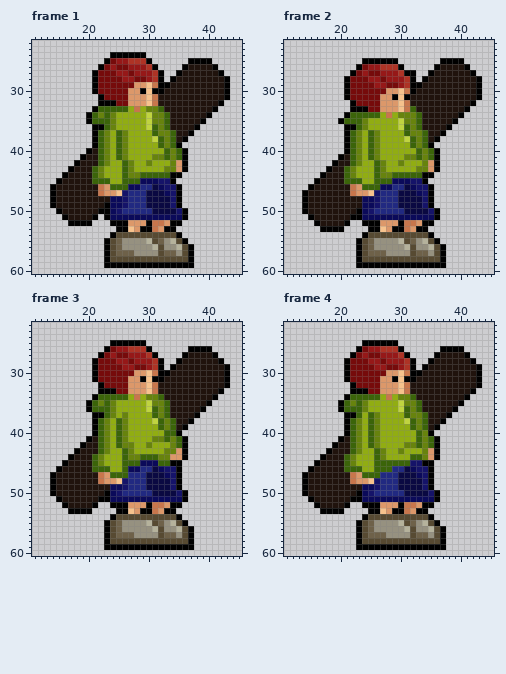
File history of a pixel-art file, Assets/Sprites/unmaskedGuyIdle.aseprite. Above is the file before it was changed.
64x64 pixels, 4 frames. Colours within 5 levels of each other are drawn and written as one. Shown: frame 1: x 11..45, y 22..60; frame 2: x 11..45, y 22..60; frame 3: x 11..45, y 22..60; frame 4: x 11..45, y 22..60.
The result:
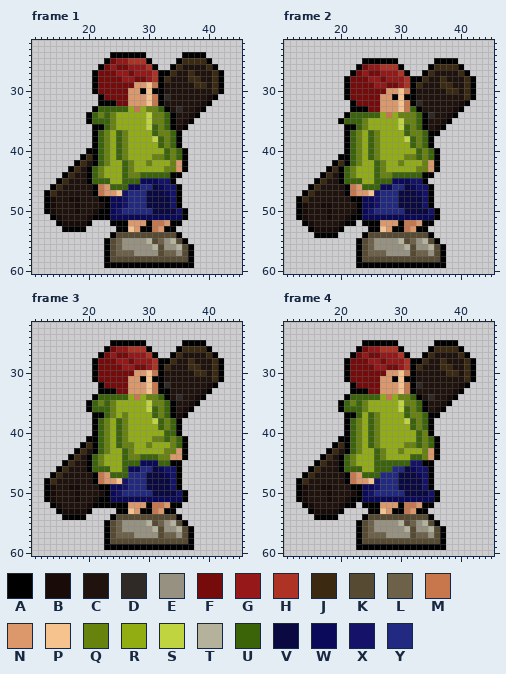
Palette (. is transparent): A #000000  B #190b08  C #20130d  D #302a27  E #969180  F #760b0b  G #961818  H #ae3325  J #3b2a11  K #574a32  L #6e6149  M #c8764c  N #dc986a  P #f6c28d  Q #67830d  R #91ad12  S #c0d440  T #b5b29c  U #3b6409  V #0a0942  W #0b0a5a  X #151369  Y #212981
From the commit log: unmasked run completed and idle improved
Diff:
Changed rows in their new state; - is an unchanged pixel.
Frame 1, layers "Flattened", "Layer 1":
first column x 13:
24 -----------------------AAAA----
25 ----------------------AJJJJ----
26 ---------------------AJC---J---
27 --------------------AJC-J---J--
28 --------------------JC--JJ--JA.
29 --------------------C----JJ-JA.
30 ----------------------------JA.
31 -------------------AD------BA..
32 -------------------A------BA..-
33 --------------------A-D--BA..--
34 ---------------------A--BA..---
35 ---------------------A-BA..----
36 ---------------------ABA..-----
37 ----------------------A..------
38 ----------------------A.-------
40 --------A----------------------
41 -------JA----------------------
42 ------J-A----------------------
43 -----J-A-----------------------
44 ----J--A-----------------------
45 ---J---A-----------------------
46 --J-----A----------------------
47 AJ------A----------------------
48 AB--BB---AA--------------------
49 AB---B---B---------------------
50 ABC--B--B----------------------
51 -ABC---B-A---------------------
52 --ABBBB------------------------
53 ---AAAA------------------------
Frame 2, layers "Flattened", "Layer 1":
first column x 13:
25 -----------------------A---.---
26 ----------------------AJJJJA.--
27 -------------------.-AJ----JA.-
28 --------------------AJ--J---JA.
29 --------------------J---JJ--JA.
30 -------------------------JJ-JA.
31 -------------------A--------JA.
32 -------------------AD------BA.-
33 --------------------A-----BA.--
34 ---------------------AD--BA.---
35 ---------------------A--BA.----
36 ---------------------A-BA.-----
37 ----------------------AA.------
38 ----------------------A.-------
41 --------A----------------------
42 -------JA----------------------
43 ------JA-----------------------
44 -----J-A-----------------------
45 ----J--A-----------------------
46 ---J----A----------------------
47 --J-----A----------------------
48 AJ-------AA--------------------
49 AB--BB----A--------------------
50 AB---B---B---------------------
51 ABC--B--B----------------------
52 -ABC---B-A---------------------
53 --ABBBB------------------------
54 ---AAAA------------------------
Frame 3, layers "Flattened", "Layer 1":
first column x 13:
25 -----------------------AAAA----
26 ----------------------AJJJJ----
27 ---------------------AJC---J---
28 --------------------AJC-J---J--
29 --------------------JC--JJ--JA.
30 --------------------C----JJ-JA.
31 ----------------------------JA.
32 -------------------AD------BA..
33 -------------------AA-----BA..-
34 --------------------A-D--BA..--
35 ---------------------A--BA..---
36 ---------------------A-BA..----
37 ---------------------ABA..-----
38 ----------------------A..------
39 ----------------------A.-------
41 --------A----------------------
42 -------JA----------------------
43 ------J-A----------------------
44 -----J-A-----------------------
45 ----J--A-----------------------
46 ---J---A-----------------------
47 --J-----A----------------------
48 AJ------A----------------------
49 AB--BB---AA--------------------
50 AB---B---B---------------------
51 ABC--B--B----------------------
52 -ABC---B-AA--------------------
53 --ABBBB------------------------
54 ---AAAA------------------------
Frame 4, layers "Flattened", "Layer 1":
first column x 13:
25 -----------------------AAAA----
26 ----------------------AJJJJ----
27 ---------------------AJC---J---
28 --------------------AJC-J---J--
29 --------------------JC--JJ--JA.
30 --------------------C----JJ-JA.
31 ----------------------------JA.
32 -------------------AD------BA..
33 -------------------A------BA..-
34 --------------------A-D--BA..--
35 ---------------------A--BA..---
36 ---------------------A-BA..----
37 ----------------------AA..-----
38 ----------------------A..------
39 ----------------------A.-------
41 --------A----------------------
42 -------JA----------------------
43 ------J-A----------------------
44 -----J-A-----------------------
45 ----J--A-----------------------
46 ---J---A-----------------------
47 --J-----A----------------------
48 AJ------A----------------------
49 AB--BB---AA--------------------
50 AB---B---B---------------------
51 ABC--B--B----------------------
52 -ABC---B-A---------------------
53 --ABBBB------------------------
54 ---AAAA------------------------
Pixel boxes of the changes (left, top, right, bottom) in both pictures:
changed: (158, 52, 230, 142)
changed: (44, 148, 110, 232)
changed: (410, 58, 482, 142)
changed: (296, 154, 362, 238)
changed: (158, 340, 230, 430)
changed: (44, 436, 110, 520)
changed: (410, 340, 482, 430)
changed: (296, 436, 362, 520)
